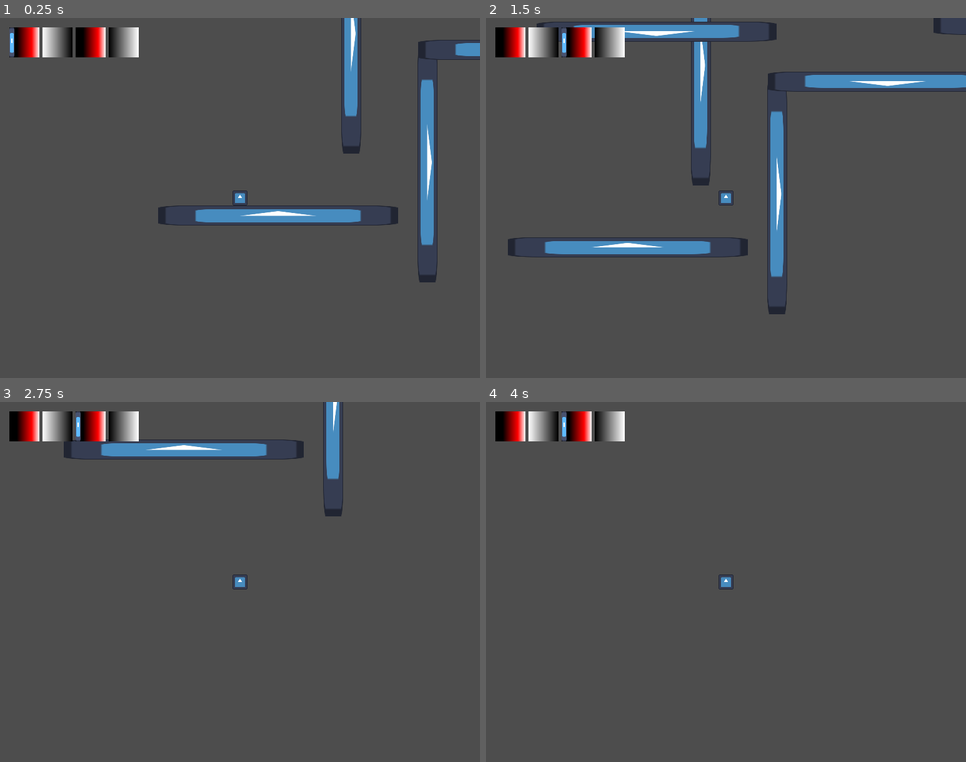
Above: before the commit, frames 1-4 (two rows, left to right).
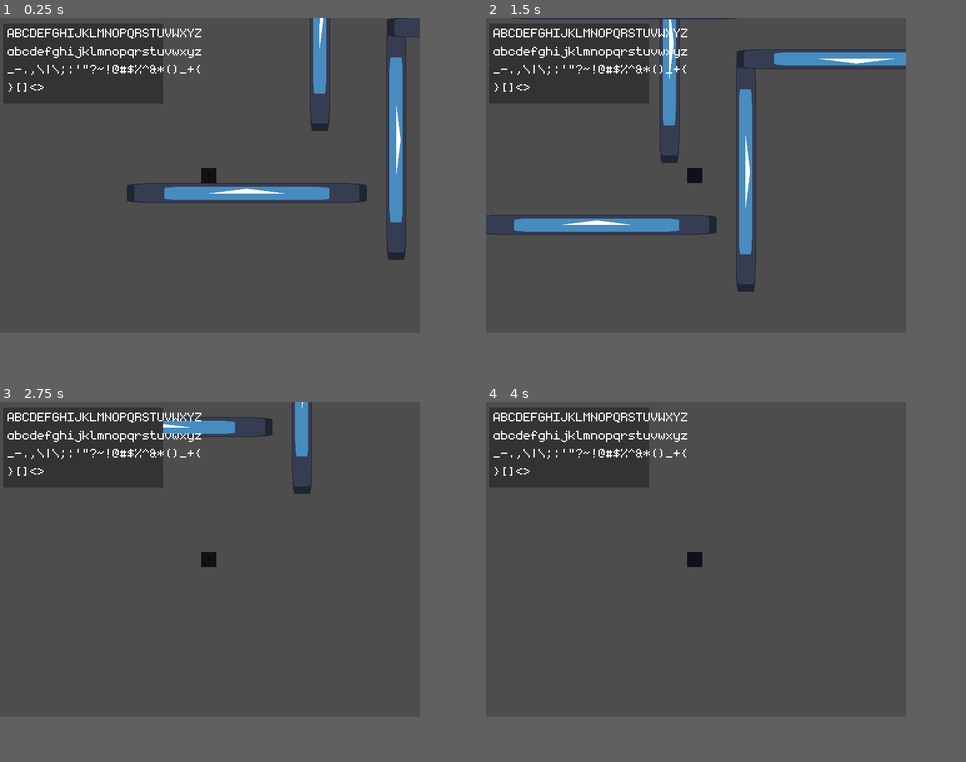
Above: after the commit, the same moments.

Repository: appellatebaton0/speedtape
Game: Godot game, scene res://Scenes/Main.tscn
Same seed, same stepped clock (60 frames per second), same inputs: the game is played once before the commit and once after it. The engine's default icon, where the game draws it, is replaced by a stand-in: a white triangle on a blue panel in a dark square.
Inputs:
- Up to frame 1 (0.25 s): no input
- Up to frame 2 (1.5 s): tap Enter at 0.5 s; hold D (Right) from 0.53 s (still down); tap S (Dash) at 0.6, 1.35 s; tap Space (Jump) at 0.77 s
- Up to frame 3 (2.75 s): tap Space (Jump) at 1.52 s; release D (Right) at 2.03 s; hold A (Left) from 2.03 s (still down); tap S (Dash) at 2.1 s
- Up to frame 4 (4 s): release A (Left) at 2.78 s; hold D (Right) from 2.78 s (still down); tap S (Dash) at 2.85, 3.6 s; tap Space (Jump) at 3.02, 3.5, 3.77 s
In our replay, the window is 768x576 before the commit and 672x504 after it. These sizes can differ from the game's own. Grey fills any space a smaller window leaves; there, only what the larger window draws over its background counts as a difference.

The runs differ from the first frame. In frame 1, 16% of the frame differs, in the area x 0-100%, y 0-74%; in frame 2, 19%, in the area x 0-100%, y 0-83%; in frame 3, 10%; in frame 4, 7.5%.

Commit message:
h4.7 - Window Size
I spent... over an hour... messing around trying to get a font and resolution and just some window settings that I like. In the end, I managed to get it set up how I want. Multiples of 24, 4:3 aspect ratio, and integer scaling that still fills a majority of a standard 1920x1080. Also messed around trying to get custom black bars around it, but no (simple) luck.

Diff:
--- a/Scenes/Feedtape/Feedtape.gd
+++ b/Scenes/Feedtape/Feedtape.gd
@@ -5,6 +5,8 @@
 static var _instance:Feedtape
 static func get_instance() -> Feedtape: return _instance
 func _init() -> void: _instance = self
+
+const BOX_SIZE := 48
 
 func _ready() -> void:
 	restart_feedtape()
@@ -89,7 +91,7 @@
 var feedtape_index := 0:
 	set(to):
 		feedtape_index = wrap(to, 0, feedtape.size())
-		progress_marker.position.x = (48 + card_box.get_theme_constant("separation")) * feedtape_index
+		progress_marker.position.x = (BOX_SIZE + card_box.get_theme_constant("separation")) * feedtape_index
 var feedtape_direction := 1:
 	set(to):
 		feedtape_direction = signi(to)
--- a/Scenes/Main.tscn
+++ b/Scenes/Main.tscn
@@ -8,6 +8,10 @@
 [ext_resource type="Resource" uid="uid://bw7s5otqj6qqu" path="res://Assets/Punchcards/RightPunchcard.tres" id="5_jw32o"]
 [ext_resource type="Resource" uid="uid://30snqrwweqeg" path="res://Assets/Punchcards/LeftPunchcard.tres" id="6_50glp"]
 [ext_resource type="Script" uid="uid://din0pcxshj7gj" path="res://Scenes/Punchcard/PunchcardDecorator/DashDecorator.gd" id="6_jw32o"]
+[ext_resource type="FontFile" uid="uid://d1r1qdk7lpnpq" path="res://Assets/Fonts/monogram.ttf" id="8_vy5pj"]
+
+[sub_resource type="RectangleShape2D" id="RectangleShape2D_xf4i5"]
+size = Vector2(384, 32)
 
 [sub_resource type="Resource" id="Resource_ery76"]
 script = ExtResource("6_jw32o")
@@ -19,40 +23,55 @@
 decorates = ExtResource("4_v1gob")
 metadata/_custom_type_script = "uid://din0pcxshj7gj"
 
-[sub_resource type="RectangleShape2D" id="RectangleShape2D_xf4i5"]
-size = Vector2(384, 32)
+[sub_resource type="Shader" id="Shader_sgabn"]
+code = "shader_type canvas_item;
+
+uniform vec2 multiplier = vec2(2.);
+
+void vertex() {
+	// Called for every vertex the material is visible on.
+}
+
+void fragment() {
+
+	bool flip = false;
+
+	if (int(UV.x * multiplier.x) % 2 == 1){flip = !flip;}
+	if (int(UV.y * multiplier.y) % 2 == 1){flip = !flip;}
+
+	if (flip){
+		COLOR.rgb = vec3(0.4);
+	}
+
+	// Called for every pixel the material is visible on.
+}
+
+//void light() {
+//	// Called for every pixel for every light affecting the CanvasItem.
+//	// Uncomment to replace the default light processing function with this one.
+//}
+"
+
+[sub_resource type="ShaderMaterial" id="ShaderMaterial_uptjb"]
+shader = SubResource("Shader_sgabn")
+shader_parameter/multiplier = Vector2(256, 128)
+
+[sub_resource type="Gradient" id="Gradient_bmxlf"]
+offsets = PackedFloat32Array(0)
+colors = PackedColorArray(0, 0, 0, 1)
+
+[sub_resource type="GradientTexture2D" id="GradientTexture2D_dhcmq"]
+gradient = SubResource("Gradient_bmxlf")
+width = 12
+height = 12
 
 [node name="Main" type="Node" unique_id=1007283302]
 
 [node name="Player" parent="." unique_id=7221642 instance=ExtResource("1_idj7w")]
 
 [node name="Camera2D" type="Camera2D" parent="Player" unique_id=1635350139]
-
-[node name="CanvasLayer" type="CanvasLayer" parent="." unique_id=1415683420]
-
-[node name="HUD" type="Control" parent="CanvasLayer" unique_id=2093146616]
-layout_mode = 3
-anchors_preset = 15
-anchor_right = 1.0
-anchor_bottom = 1.0
-grow_horizontal = 2
-grow_vertical = 2
-
-[node name="MarginContainer" type="MarginContainer" parent="CanvasLayer/HUD" unique_id=612212679]
-layout_mode = 1
-anchors_preset = 15
-anchor_right = 1.0
-anchor_bottom = 1.0
-grow_horizontal = 2
-grow_vertical = 2
-theme_override_constants/margin_left = 15
-theme_override_constants/margin_top = 15
-theme_override_constants/margin_right = 15
-theme_override_constants/margin_bottom = 15
-
-[node name="Feedtape" parent="CanvasLayer/HUD/MarginContainer" unique_id=719412933 instance=ExtResource("2_rgh2o")]
-layout_mode = 2
-feedtape = Array[ExtResource("3_pbw6q")]([SubResource("Resource_ery76"), ExtResource("5_jw32o"), SubResource("Resource_8rmsp"), ExtResource("6_50glp")])
+position = Vector2(2, 0)
+metadata/_edit_lock_ = true
 
 [node name="StaticBody2D" type="StaticBody2D" parent="." unique_id=1095232342]
 position = Vector2(61, 42)
@@ -129,3 +148,52 @@
 
 [node name="CollisionShape2D" type="CollisionShape2D" parent="StaticBody2D7" unique_id=1175874239]
 shape = SubResource("RectangleShape2D_xf4i5")
+
+[node name="CanvasLayer" type="CanvasLayer" parent="." unique_id=1415683420]
+
+[node name="HUD" type="Control" parent="CanvasLayer" unique_id=2093146616]
+layout_mode = 3
+anchors_preset = 15
+anchor_right = 1.0
+anchor_bottom = 1.0
+grow_horizontal = 2
+grow_vertical = 2
+
+[node name="MarginContainer" type="MarginContainer" parent="CanvasLayer/HUD" unique_id=612212679]
+layout_mode = 1
+anchors_preset = 15
+anchor_right = 1.0
+anchor_bottom = 1.0
+grow_horizontal = 2
+grow_vertical = 2
+theme_override_constants/margin_left = 15
+theme_override_constants/margin_top = 15
+theme_override_constants/margin_right = 15
+theme_override_constants/margin_bottom = 15
+
+[node name="Feedtape" parent="CanvasLayer/HUD/MarginContainer" unique_id=719412933 instance=ExtResource("2_rgh2o")]
+layout_mode = 2
+feedtape = Array[ExtResource("3_pbw6q")]([SubResource("Resource_ery76"), ExtResource("5_jw32o"), SubResource("Resource_8rmsp"), ExtResource("6_50glp")])
+
+[node name="TextureRect2" type="TextureRect" parent="CanvasLayer/HUD" unique_id=1871873195]
+material = SubResource("ShaderMaterial_uptjb")
+layout_mode = 0
+offset_left = 5.0
+offset_top = 9.0
+offset_right = 261.0
+offset_bottom = 137.0
+texture = SubResource("GradientTexture2D_dhcmq")
+expand_mode = 1
+
+[node name="Label" type="Label" parent="CanvasLayer/HUD" unique_id=1571945659]
+layout_mode = 0
+offset_left = 12.0
+offset_top = 9.0
+offset_right = 480.0
+offset_bottom = 170.0
+theme_override_fonts/font = ExtResource("8_vy5pj")
+theme_override_font_sizes/font_size = 32
+text = "ABCDEFGHIJKLMNOPQRSTUVWXYZ
+abcdefghijklmnopqrstuvwxyz
+_-.,\\|\\;:'\"?~!@#$%^&*()_+{
+}[]<>"
--- a/Scenes/Player/Player.tscn
+++ b/Scenes/Player/Player.tscn
@@ -1,7 +1,7 @@
 [gd_scene format=3 uid="uid://bc1h3k0ro2kf2"]
 
 [ext_resource type="Script" uid="uid://bx5mroo1bmi74" path="res://Scenes/Player/Player.gd" id="1_ft8w5"]
-[ext_resource type="Texture2D" uid="uid://bcg2flavqkjxn" path="res://icon.svg" id="1_s0eop"]
+[ext_resource type="Texture2D" uid="uid://dgk4sviq1qys7" path="res://Assets/Textures/Demo.png" id="2_ft8w5"]
 
 [sub_resource type="RectangleShape2D" id="RectangleShape2D_xf4i5"]
 size = Vector2(24, 24)
@@ -18,8 +18,8 @@
 wall_jump_multiplier = 1.5
 
 [node name="Sprite2D" type="Sprite2D" parent="." unique_id=1077563513]
-scale = Vector2(0.188, 0.188)
-texture = ExtResource("1_s0eop")
+texture_filter = 1
+texture = ExtResource("2_ft8w5")
 
 [node name="CollisionShape2D" type="CollisionShape2D" parent="." unique_id=868422439]
 shape = SubResource("RectangleShape2D_xf4i5")
--- a/project.godot
+++ b/project.godot
@@ -17,9 +17,10 @@
 
 [display]
 
-window/size/viewport_width=768
-window/size/viewport_height=576
+window/size/viewport_width=672
+window/size/viewport_height=504
 window/stretch/mode="viewport"
+window/stretch/scale_mode="integer"
 
 [editor_plugins]
 
@@ -60,4 +61,5 @@
 
 [rendering]
 
+textures/canvas_textures/default_texture_filter=0
 rendering_device/driver.windows="d3d12"
Binary file added: Assets/Fonts/monogram-extended-italic.ttf
Not shown, added: Assets/Fonts/monogram-extended-italic.ttf.import
Binary file added: Assets/Fonts/monogram-extended.ttf
Not shown, added: Assets/Fonts/monogram-extended.ttf.import
Binary file added: Assets/Fonts/monogram.ttf
Not shown, added: Assets/Fonts/monogram.ttf.import
Binary file added: Assets/Textures/Demo.png
Not shown, added: Assets/Textures/Demo.png.import
